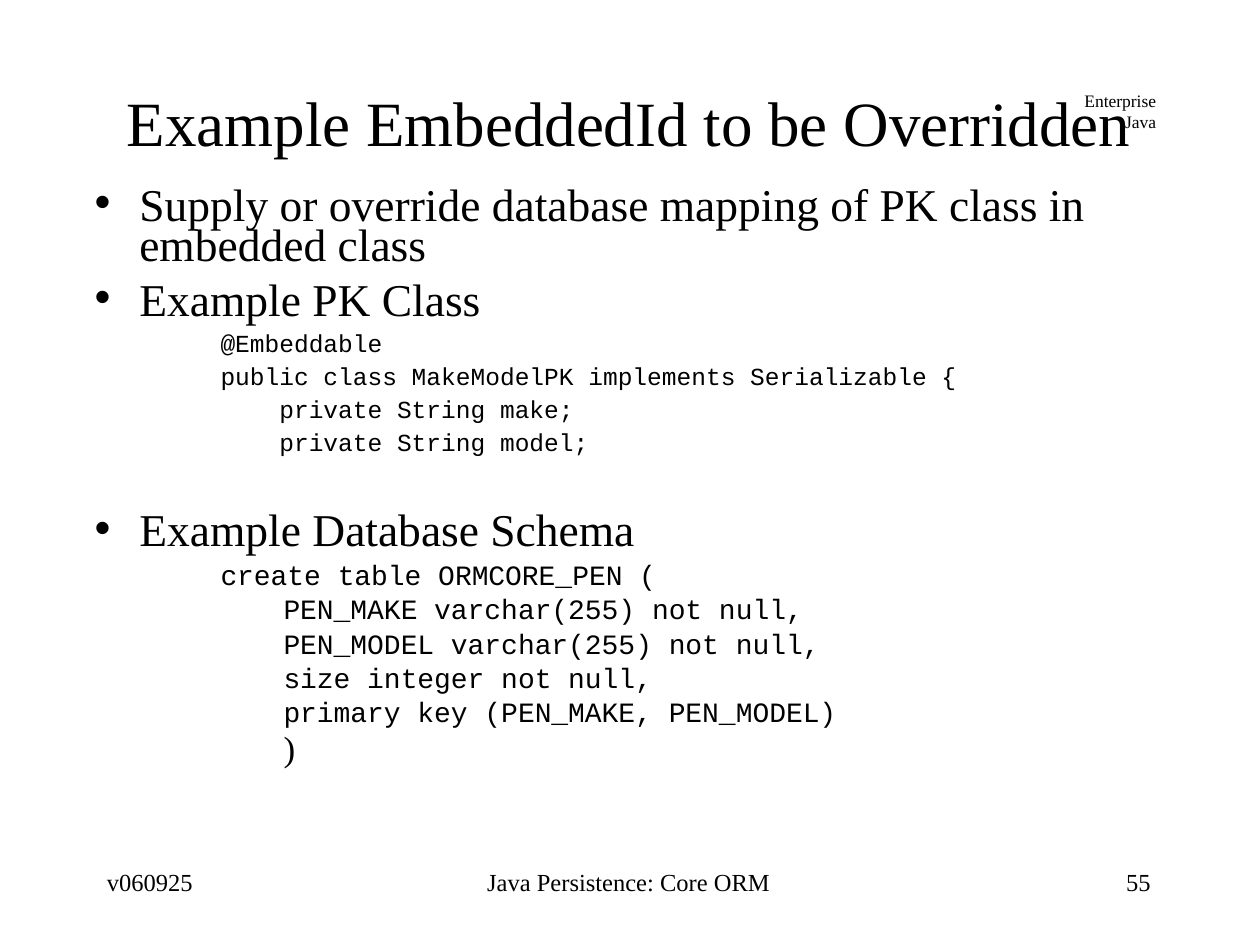
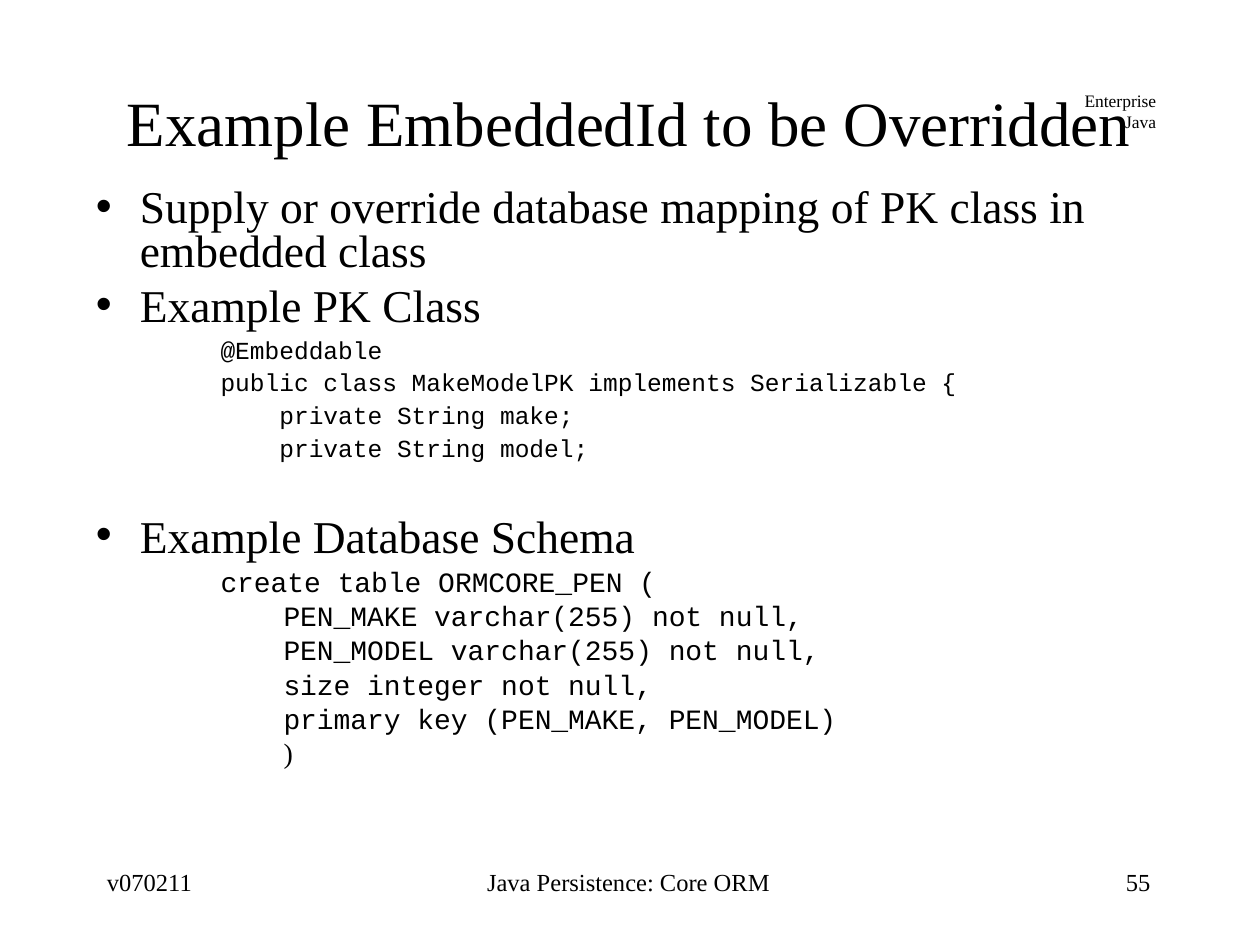
Before and after one commit to jcstaff/ejava-javaee, a slide deck: slide 55 of ormCore/src/site/resources/lectures/ormCore.ppt. Drawn at 1260x945 pixels with LibreOffice and Linux fonts; fonts in the diff are those of the drawing. Boxes give left, top, right and bottom in pixels: in the first picture for what was removed or moved away, otherwise in the second. Text is boxed around its words. In the diff, an @@ line names an element or a change of style, - is before the commit and + after.

```diff
--- a/ormCore/src/site/resources/lectures/ormCore.ppt
+++ b/ormCore/src/site/resources/lectures/ormCore.ppt
@@ text at box(140, 191, 1084, 562): size 20 to 16 pt in ")"; indent changed; line spacing 0.74 to 0.8 @@
@@ text at box(107, 874, 192, 892): text changed @@
-v060925
+v070211
```
Also in this commit, not shown: 88 other slides changed, 24 other files.
